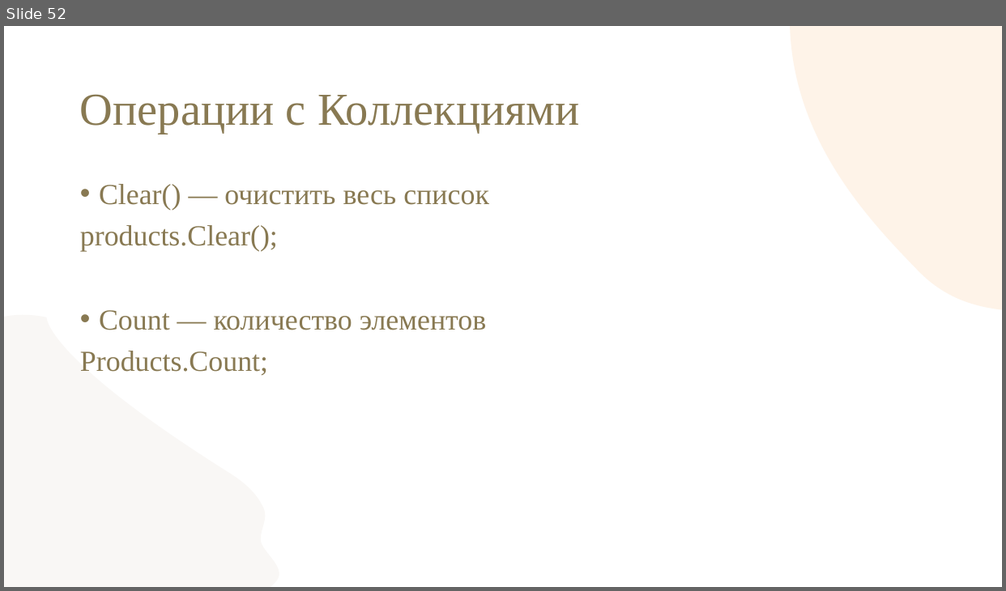
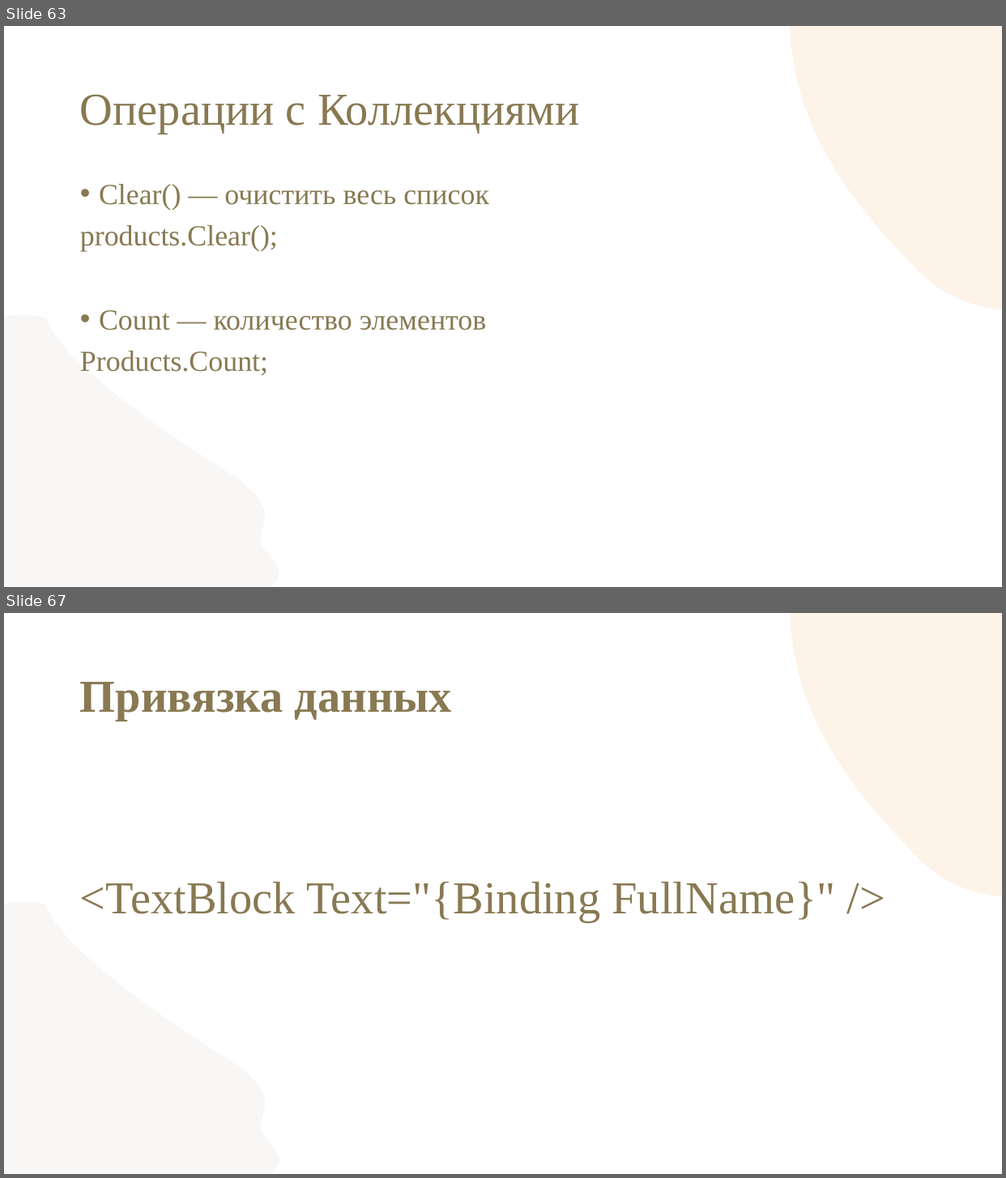
Before and after one commit to gheluag/demoexam_2026, a slide deck: Модуль 2/EF/EF.pptx. Shown one above the other, each under a label of ours: slide 52 before the commit, slides 63 and 67 after it; the slides between them are not shown. The pictures are 1006x591 and 1006x1178 pixels, drawn with LibreOffice and Linux fonts; fonts in the diff are those of the drawing; background and template pictures are left out. Boxes give left, top, right and bottom in pixels: in the first picture for what was removed or moved away, otherwise in the second. Text is boxed around its words. In the diff, an @@ line names an element or a change of style, - is before the commit and + after.

```diff
--- a/Модуль 2/EF/EF.pptx
+++ b/Модуль 2/EF/EF.pptx
@@ slide 67 added at (4, 613, 1002, 1174), background #FFFFFF; not listed: 2 template elements that a slide beside it also shows @@
@@ title added at (80, 682, 452, 721), 44 pt, text #887952, bold @@
+Привязка данных
@@ text added at (80, 882, 836, 923), 44 pt, text #887952 @@
+<TextBlock Text="{Binding FullName}" />
@@ what was slide 52 is now slide 63 @@
```
Also in this commit, not shown: 10 slides changed, 14 other slides added, 37 other files.
